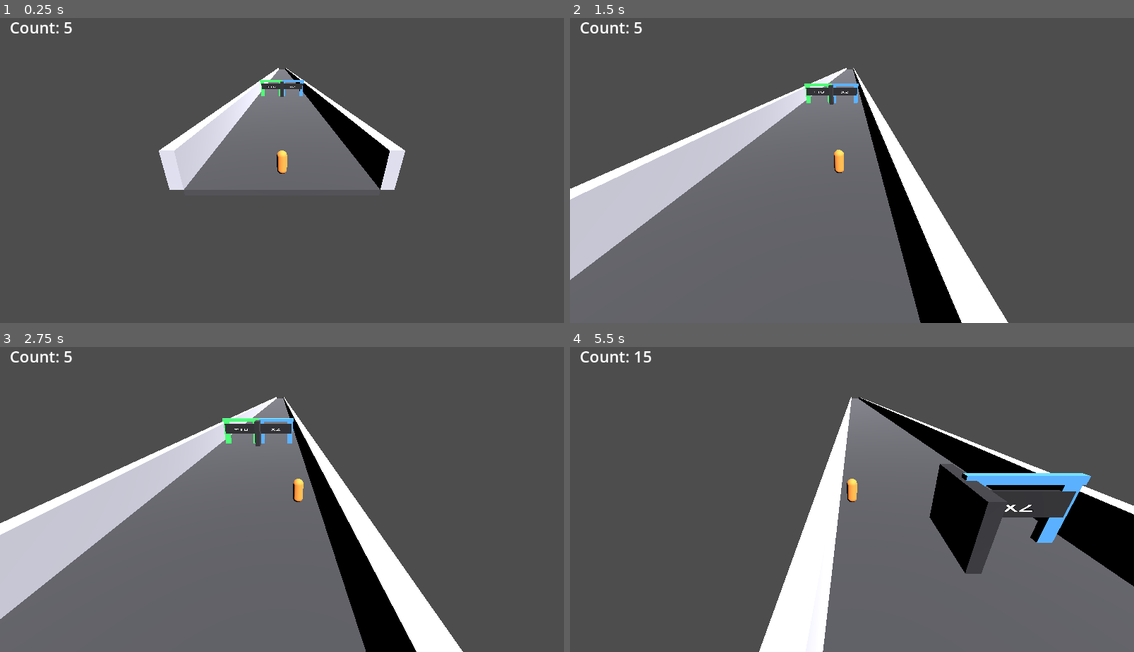
Above: before the commit, frames 1-4 (two rows, left to right).
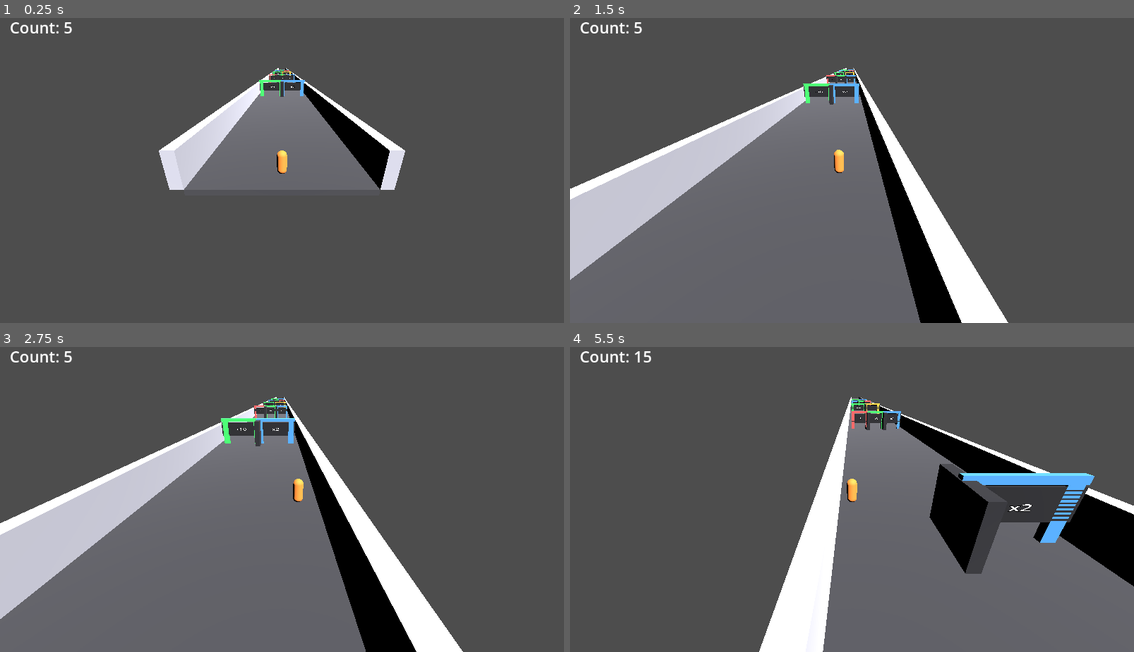
Above: after the commit, the same moments.

Repository: RayCoolsen/dude-gate-mutiplicator-and-other-operations-wars-the-game-walk-simulator-official-genau
Game: Godot game, scene res://scenes/main.tscn
Two runs of this game, one before a commit and one after it. Both use one fixed random seed, a clock stepped at 60 frames per second and the inputs below.
Inputs:
- Up to frame 1 (0.25 s): no input
- Up to frame 2 (1.5 s): hold Right (ui_right) 0.53-1.28 s; hold Left (ui_left) from 1.28 s (still down)
- Up to frame 3 (2.75 s): release Left (ui_left) at 2.03 s; hold Right (ui_right) from 2.03 s (still down)
- Up to frame 4 (5.5 s): release Right (ui_right) at 3.53 s; hold Left (ui_left) from 3.53 s (still down)

The runs differ from the first frame. In frame 1, 0.2% of the frame differs, in the area x 45-55%, y 16-26%; in frame 2, 0.3%; in frame 3, 0.5%; in frame 4, 1.4%, in the area x 49-93%, y 17-65%.

Commit message:
Adjust gate visuals and add choice rows
Increase gate trigger and mesh sizes and tweak positions to improve layout: enlarged trigger box, posts, top and sign mesh sizes; adjusted collision shape, posts, sign and label positions. Reduce label font size, disable billboard and move label setup into a new _prepare_label() method called from _ready() in scripts/gate.gd. Add several ChoiceRow instances to scenes/level_01.tscn (ChoiceRow02–ChoiceRow05) with configured lane counts and operations/values to extend level content.

Diff:
--- a/scenes/gate.tscn
+++ b/scenes/gate.tscn
@@ -3,16 +3,16 @@
 [ext_resource type="Script" path="res://scripts/gate.gd" id="1_gate_script"]
 
 [sub_resource type="BoxShape3D" id="BoxShape3D_trigger"]
-size = Vector3(3.2, 4.5, 5.0)
+size = Vector3(3.4, 4.8, 5.4)
 
 [sub_resource type="BoxMesh" id="BoxMesh_post"]
 size = Vector3(0.5, 4.0, 0.5)
 
 [sub_resource type="BoxMesh" id="BoxMesh_top"]
-size = Vector3(3.4, 0.5, 0.5)
+size = Vector3(3.6, 0.5, 0.5)
 
 [sub_resource type="BoxMesh" id="BoxMesh_sign"]
-size = Vector3(3.0, 1.6, 0.2)
+size = Vector3(3.6, 2.2, 0.2)
 
 [sub_resource type="StandardMaterial3D" id="StandardMaterial3D_gate"]
 albedo_color = Color(0.2, 0.9, 0.35, 1)
@@ -28,16 +28,16 @@
 monitorable = true
 
 [node name="CollisionShape3D" type="CollisionShape3D" parent="."]
-position = Vector3(0, 2.25, 0)
+position = Vector3(0, 2.4, 0)
 shape = SubResource("BoxShape3D_trigger")
 
 [node name="LeftPost" type="MeshInstance3D" parent="."]
-position = Vector3(-1.35, 2.0, 0)
+position = Vector3(-1.45, 2.0, 0)
 mesh = SubResource("BoxMesh_post")
 material_override = SubResource("StandardMaterial3D_gate")
 
 [node name="RightPost" type="MeshInstance3D" parent="."]
-position = Vector3(1.35, 2.0, 0)
+position = Vector3(1.45, 2.0, 0)
 mesh = SubResource("BoxMesh_post")
 material_override = SubResource("StandardMaterial3D_gate")
 
@@ -47,13 +47,13 @@
 material_override = SubResource("StandardMaterial3D_gate")
 
 [node name="SignBoard" type="MeshInstance3D" parent="."]
-position = Vector3(0, 2.6, 0.18)
+position = Vector3(0, 2.55, 0.15)
 mesh = SubResource("BoxMesh_sign")
 material_override = SubResource("StandardMaterial3D_sign")
 
 [node name="Label3D" type="Label3D" parent="."]
-position = Vector3(0, 2.55, 0.31)
+position = Vector3(0, 2.55, 0.48)
 text = "+10"
-font_size = 160
+font_size = 120
 modulate = Color(1, 1, 1, 1)
-billboard = 1
+billboard = 0
--- a/scenes/level_01.tscn
+++ b/scenes/level_01.tscn
@@ -63,3 +63,39 @@
 left_value = 10
 right_operation = "mul"
 right_value = 2
+
+[node name="ChoiceRow02" parent="." instance=ExtResource("1_gate_row")]
+position = Vector3(0, 0, -95)
+lane_count = 3
+left_operation = "sub"
+left_value = 3
+center_operation = "add"
+center_value = 8
+right_operation = "mul"
+right_value = 2
+
+[node name="ChoiceRow03" parent="." instance=ExtResource("1_gate_row")]
+position = Vector3(0, 0, -140)
+lane_count = 2
+left_operation = "add"
+left_value = 20
+right_operation = "div"
+right_value = 2
+
+[node name="ChoiceRow04" parent="." instance=ExtResource("1_gate_row")]
+position = Vector3(0, 0, -185)
+lane_count = 3
+left_operation = "mul"
+left_value = 2
+center_operation = "add"
+center_value = 12
+right_operation = "sub"
+right_value = 5
+
+[node name="ChoiceRow05" parent="." instance=ExtResource("1_gate_row")]
+position = Vector3(0, 0, -230)
+lane_count = 2
+left_operation = "add"
+left_value = 15
+right_operation = "mul"
+right_value = 3
--- a/scripts/gate.gd
+++ b/scripts/gate.gd
@@ -13,8 +13,14 @@
 @onready var sign_board: MeshInstance3D = $SignBoard
 
 func _ready() -> void:
+	_prepare_label()
 	body_entered.connect(_on_body_entered)
 	_update_visuals()
+
+func _prepare_label() -> void:
+	label_3d.billboard = BaseMaterial3D.BILLBOARD_DISABLED
+	label_3d.position = Vector3(0, 2.55, 0.48)
+	label_3d.font_size = 120
 
 func set_gate_data(new_operation: String, new_value: int) -> void:
 	operation = new_operation
